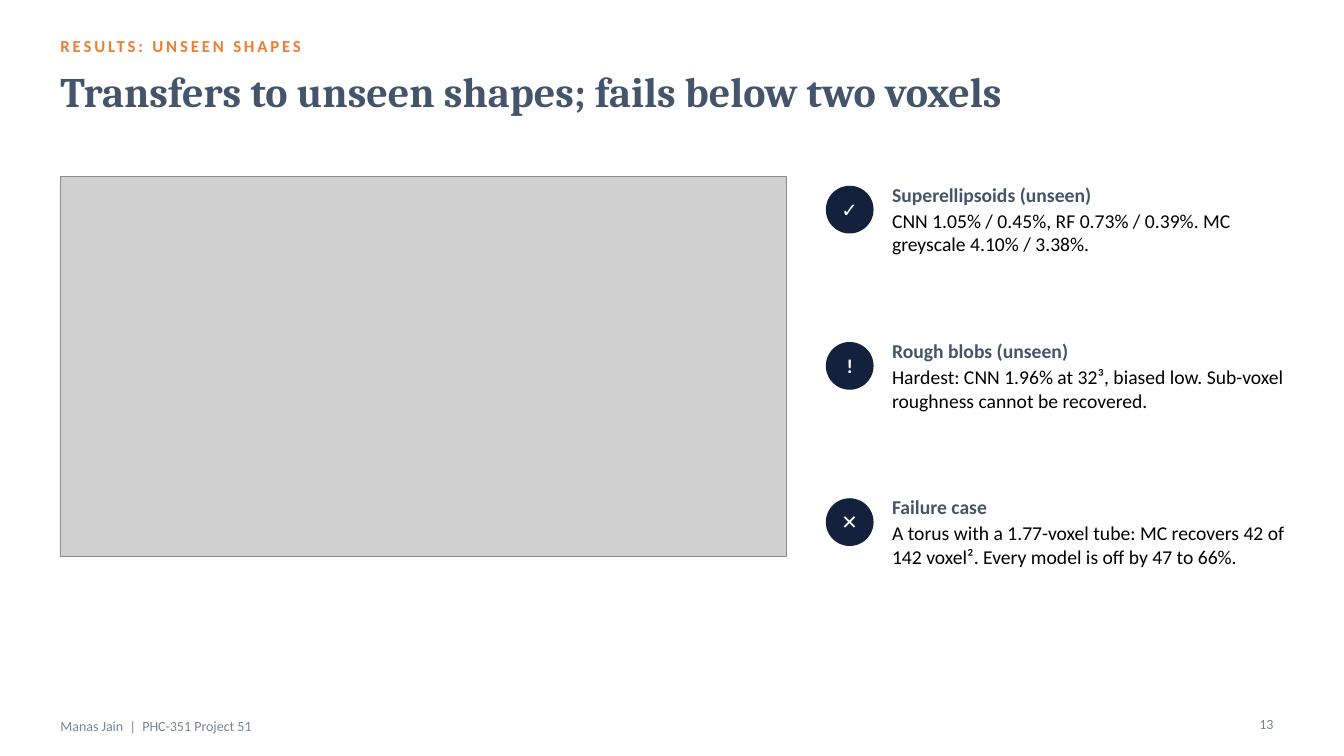
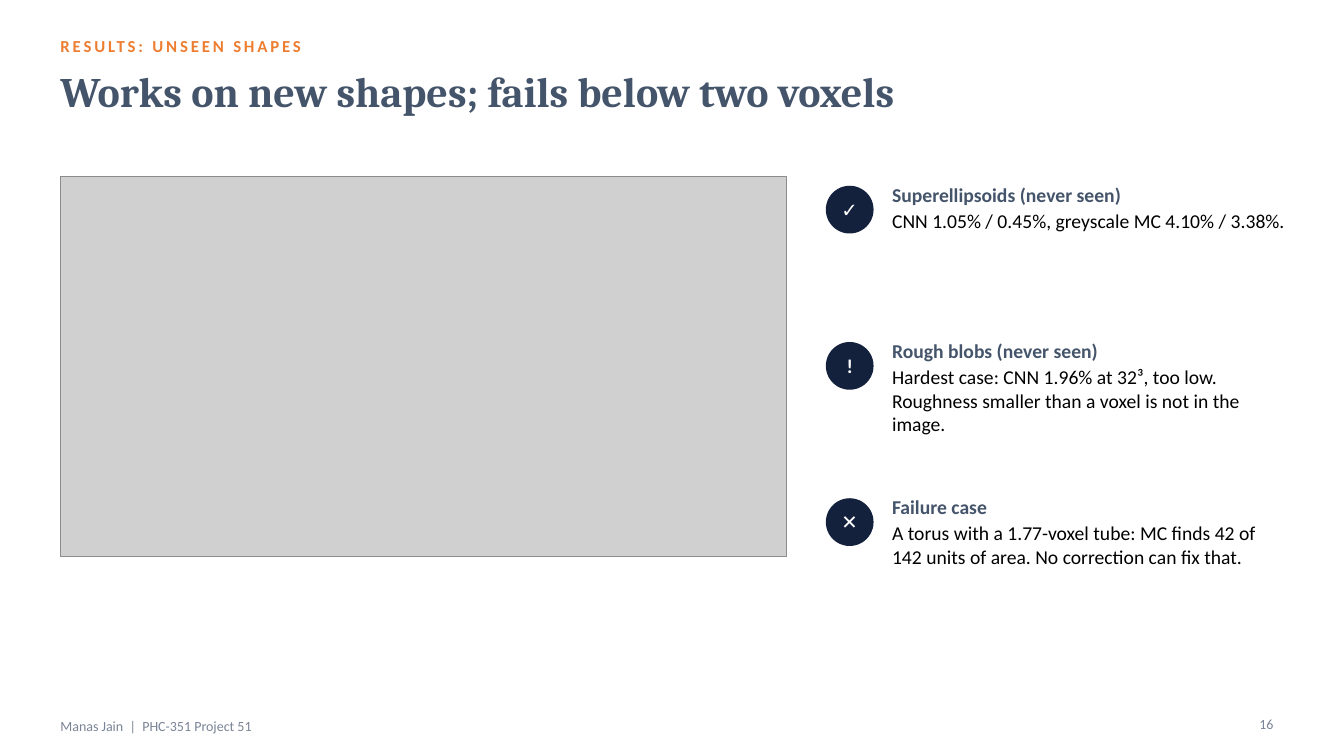
Before and after one commit to manasj756/AI-Based-3D-Surface-Area-Estimation, a slide deck: slide 16 of slides/Project51_ManasJain.pptx (slide 13 before the commit). Drawn at 1344x756 pixels with LibreOffice and Linux fonts; fonts in the diff are those of the drawing; grey boxes stand for pictures. Boxes give left, top, right and bottom in pixels: in the first picture for what was removed or moved away, otherwise in the second. Text is boxed around its words. In the diff, an @@ line names an element or a change of style, - is before the commit and + after.

```diff
--- a/slides/Project51_ManasJain.pptx
+++ b/slides/Project51_ManasJain.pptx
@@ title at (x1=60, y1=77, x2=894, y2=116): text changed @@
-Transfers to unseen shapes; fails below two voxels
+Works on new shapes; fails below two voxels
@@ text at (x1=892, y1=187, x2=1285, y2=232): text changed @@
-Superellipsoids (unseen)
-CNN 1.05% / 0.45%, RF 0.73% / 0.39%. MC greyscale 4.10% / 3.38%.
+Superellipsoids (never seen)
+CNN 1.05% / 0.45%, greyscale MC 4.10% / 3.38%.
@@ text at (x1=892, y1=343, x2=1240, y2=435): text changed @@
-Rough blobs (unseen)
-Hardest: CNN 1.96% at 32³, biased low. Sub-voxel roughness cannot be recovered.
+Rough blobs (never seen)
+Hardest case: CNN 1.96% at 32³, too low. Roughness smaller than a voxel is not in the image.
@@ text at (x1=892, y1=526, x2=1255, y2=564): text changed @@
-A torus with a 1.77-voxel tube: MC recovers 42 of 142 voxel². Every model is off by 47 to 66%.
+A torus with a 1.77-voxel tube: MC finds 42 of 142 units of area. No correction can fix that.
@@ page number at (x1=1259, y1=719, x2=1273, y2=729): text changed @@
-13
+16
```
Also in this commit, not shown: 12 other slides changed, 7 slides added, 3 slides removed, 14 other files.
